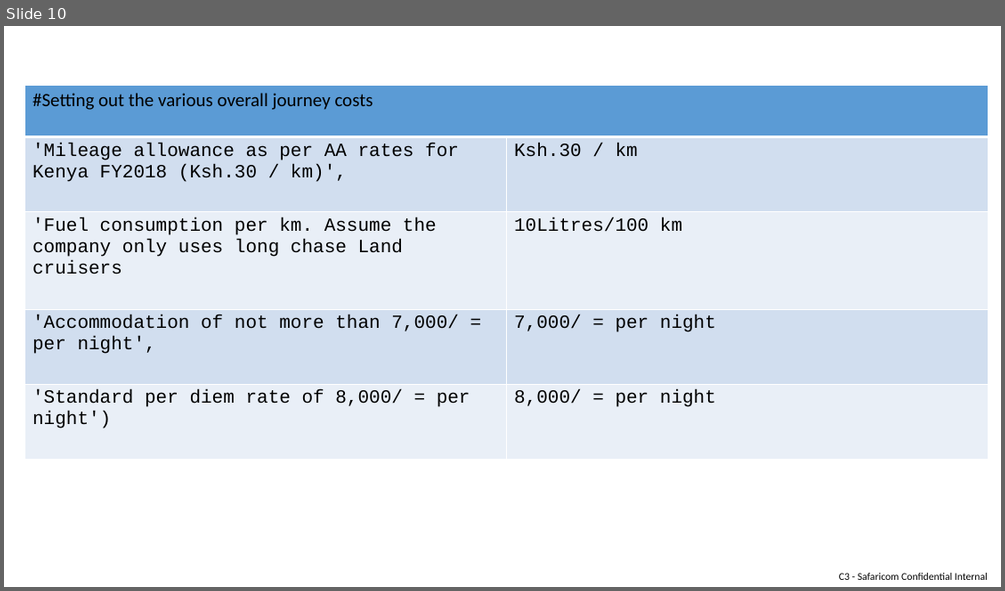
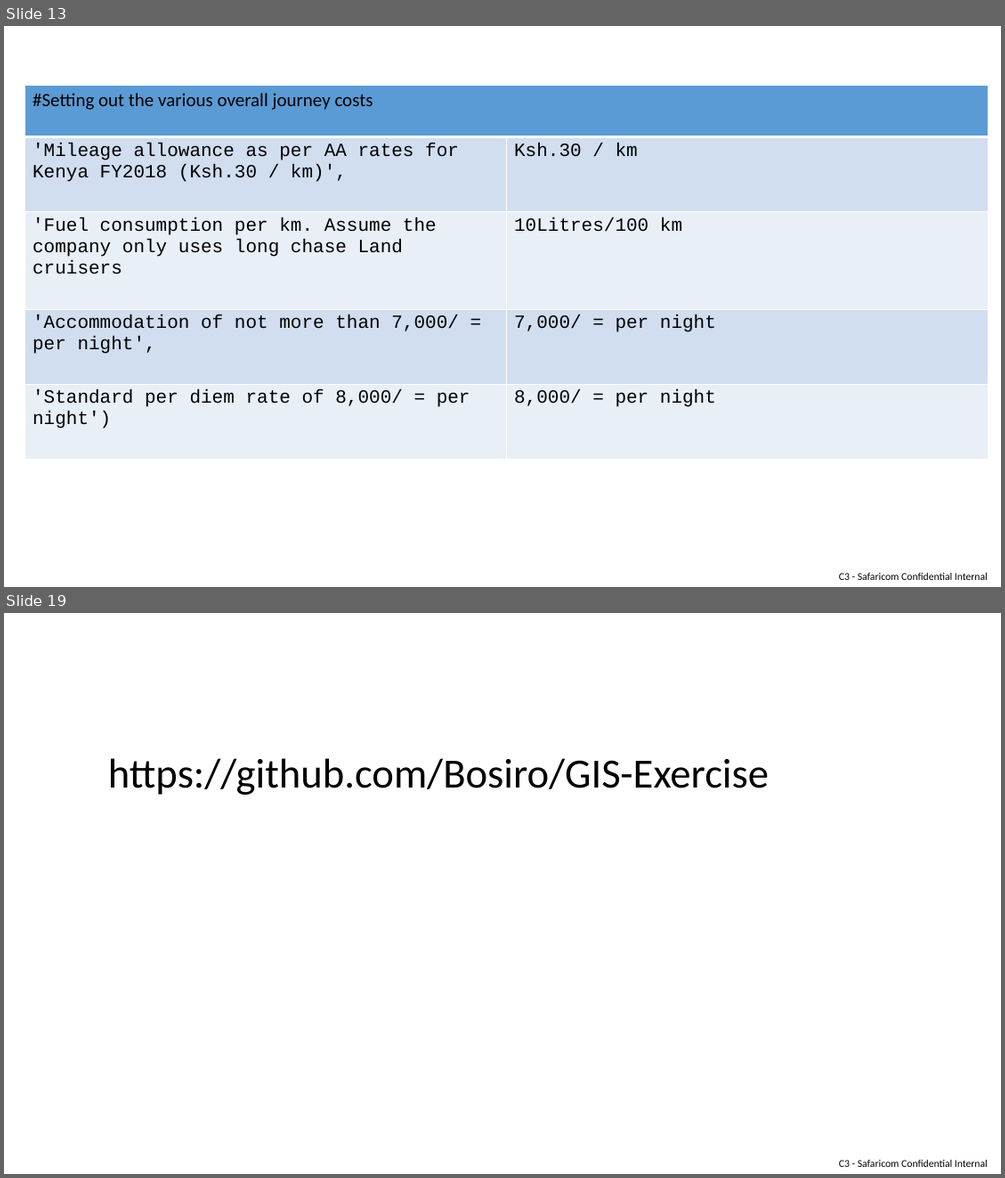
Before and after one commit to Bosiro/GIS-Exercise, a slide deck: QGIS Assignment.pptx. Shown one above the other, each under a label of ours: slide 10 before the commit, slides 13 and 19 after it; the slides between them are not shown. The pictures are 1005x591 and 1005x1178 pixels, drawn with LibreOffice and Linux fonts; fonts in the diff are those of the drawing. Boxes give left, top, right and bottom in pixels: in the first picture for what was removed or moved away, otherwise in the second. Text is boxed around its words. In the diff, an @@ line names an element or a change of style, - is before the commit and + after.

```diff
--- a/QGIS Assignment.pptx
+++ b/QGIS Assignment.pptx
@@ slide 19 added at [4, 613, 1001, 1174], background #FFFFFF; not listed: 1 template element that a slide beside it also shows @@
@@ text added at [108, 758, 769, 795], 40 pt, text #000000 @@
+https://github.com/Bosiro/GIS-Exercise
@@ what was slide 10 is now slide 13 @@
```
Also in this commit, not shown: 6 other slides added, 2 slides removed.
